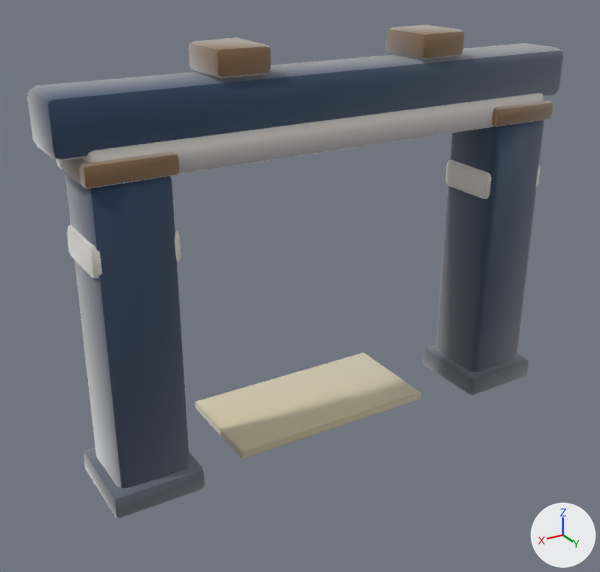
The glTF model assets/models/gates/937610d5.glb, before and after one commit.
Rendered twice from a camera (50 mm lens) standing at (4.46, 6.82, 5.15) and looking at (0.19, -0.29, 1.6). Every picture has the same lights, and +X, +Y and +Z are marked at lower right. The first picture is the older version. Vertices at exactly the same position are counted once.

Names of what the first picture shows: 'gate_937610d5'.
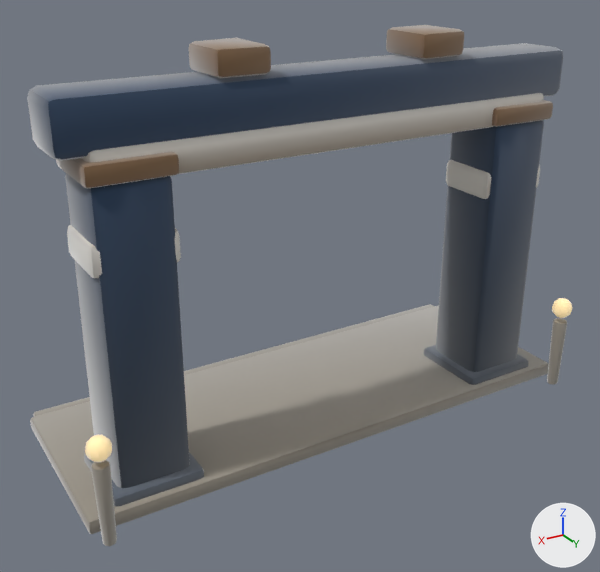
Where the change shows, as pixel boxes [x1, y1, x2, y2] in the pictures (600 x 572 px):
'gate_937610d5', reshaped
    before: [27, 25, 563, 518]
    after: [27, 25, 572, 546]
part 1 of me_gate_937610d5, added (beige)
    after: [85, 434, 112, 462]
part 2 of me_gate_937610d5, added
    after: [547, 318, 567, 385]
part 3 of me_gate_937610d5, added
    after: [91, 460, 117, 546]
part 4 of me_gate_937610d5, added
    after: [30, 305, 548, 534]
part 5 of me_gate_937610d5, added (mostly hidden)
    after: [33, 304, 435, 417]
part 6 of me_gate_937610d5, added
    after: [552, 298, 572, 318]
part 7 of me_gate_937610d5, edited (looks the same)
    both: [27, 29, 563, 507]

The change, as a list of edits to the scene's bpy script:
```text
Add mat_clay__b9b2a2_0_93:
    mat_clay__b9b2a2_0_93 = bpy.data.materials.new('clay_#B9B2A2_0.93_-')
    # nodes: BsdfPrincipled, Mix, OutputMaterial, VertexColor
    # colours: grey #b9b2a2, mixed with the vertex colours
Add mat_clay__ffe2a8_0_95__ffe2a8:
    mat_clay__ffe2a8_0_95__ffe2a8 = bpy.data.materials.new('clay_#FFE2A8_0.95_#FFE2A8')
    # nodes: BsdfPrincipled, Mix, OutputMaterial, VertexColor
    # colours: beige #bca67a, beige #ffe2a8, mixed with the vertex colours
Add mat_clay__9e978a_0_93:
    mat_clay__9e978a_0_93 = bpy.data.materials.new('clay_#9E978A_0.93_-')
    # nodes: BsdfPrincipled, Mix, OutputMaterial, VertexColor
    # colours: grey #9e978a, mixed with the vertex colours
Change me_gate_937610d5:
    used by ob_gate_937610d5; location = (0.0, 0.0, 0.0)
    remove me_gate_937610d5.from_pydata(...)  # 728 vertices, 1404 faces; spans x -2.84..2.83, y -1.0..0.48, z 0.0..4.24
    add me_gate_937610d5.from_pydata(...)  # 1228 vertices, 2376 faces; spans x -2.95..2.95, y -1.71..0.84, z -0.01..4.24
    me_gate_937610d5 part 1: a new loose piece, a UV sphere (10 segments, 6 rings, poles along z) spanning x 2.71..2.95, y 0.61..0.84, z 0.9..1.14, in mat_clay__ffe2a8_0_95__ffe2a8
    me_gate_937610d5 part 2: a new loose piece of 114 vertices spanning x -2.92..-2.75, y 0.63..0.8, z 0.01..0.85, in mat_clay__9e978a_0_93
    me_gate_937610d5 part 3: a new loose piece of 114 vertices spanning x 2.75..2.91, y 0.64..0.81, z -0.01..0.87, in mat_clay__9e978a_0_93
    me_gate_937610d5 part 4: a new loose piece of 56 vertices spanning x -2.95..2.95, y -1.55..0.55, z 0.0..0.16, in mat_clay__9e978a_0_93
    me_gate_937610d5 part 5: a new loose piece of 56 vertices spanning x -2.88..2.88, y -1.71..-1.37, z 0.0..0.12, in mat_clay__9e978a_0_93
    me_gate_937610d5 part 6: a new loose piece of 52 vertices spanning x -2.95..-2.71, y 0.6..0.83, z 0.9..1.14, in mat_clay__ffe2a8_0_95__ffe2a8
    me_gate_937610d5 part 7: 1346 kept faces spanning x -2.84..2.83, y -1.0..0.48, z 0.0..4.22 get new vertex colours
    other edits to the shape of me_gate_937610d5 do not show in these pictures
    add me_gate_937610d5.materials.append(mat_clay__9e978a_0_93)
    add me_gate_937610d5.materials.append(mat_clay__b9b2a2_0_93)
    add me_gate_937610d5.materials.append(mat_clay__ffe2a8_0_95__ffe2a8)
```
